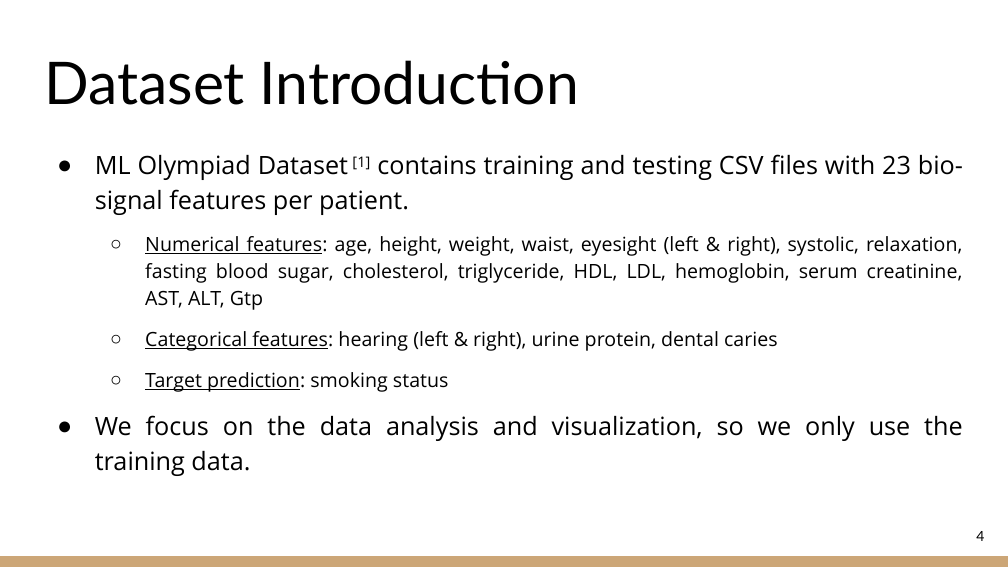
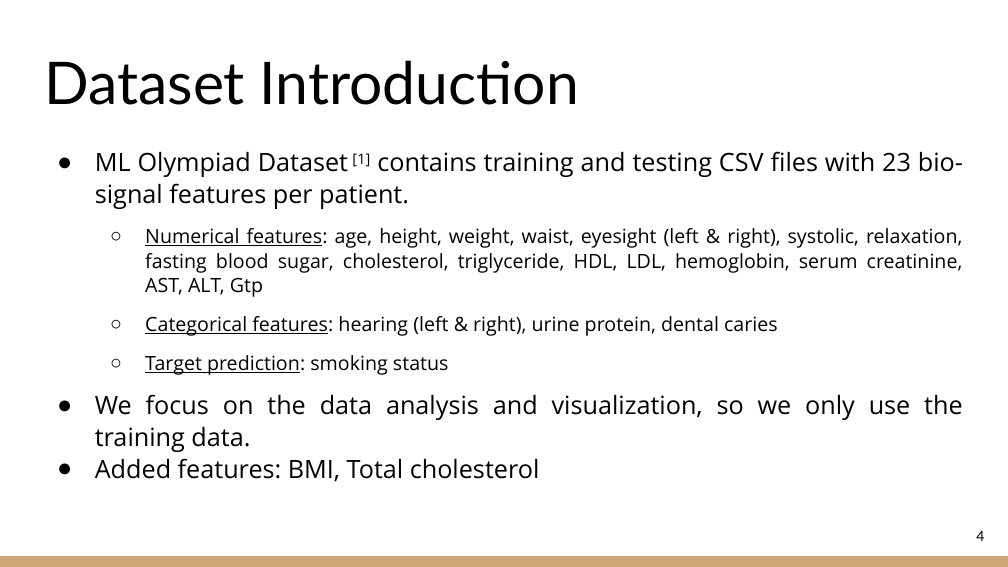
Before and after one commit to UnayShah/ECE143-Group19-Smoker-Health-Analysis, a slide deck: slide 4 of ECE143 Group 19 Slides.pptx. Drawn at 1008x567 pixels with LibreOffice and Linux fonts; fonts in the diff are those of the drawing. Boxes give left, top, right and bottom in pixels: in the first picture for what was removed or moved away, otherwise in the second. Text is boxed around its words. In the diff, an @@ line names an element or a change of style, - is before the commit and + after.

Commit message:
Updated presentation.

```diff
--- a/ECE143 Group 19 Slides.pptx
+++ b/ECE143 Group 19 Slides.pptx
@@ text at [95, 151, 963, 452]: line spacing 1.15 to 1.05 @@
@@ text at [95, 458, 540, 482]: paragraph added @@
+● Added features: BMI, Total cholesterol
```
Also in this commit, not shown: 3 other slides changed, 1 slide removed, 1 other file.
